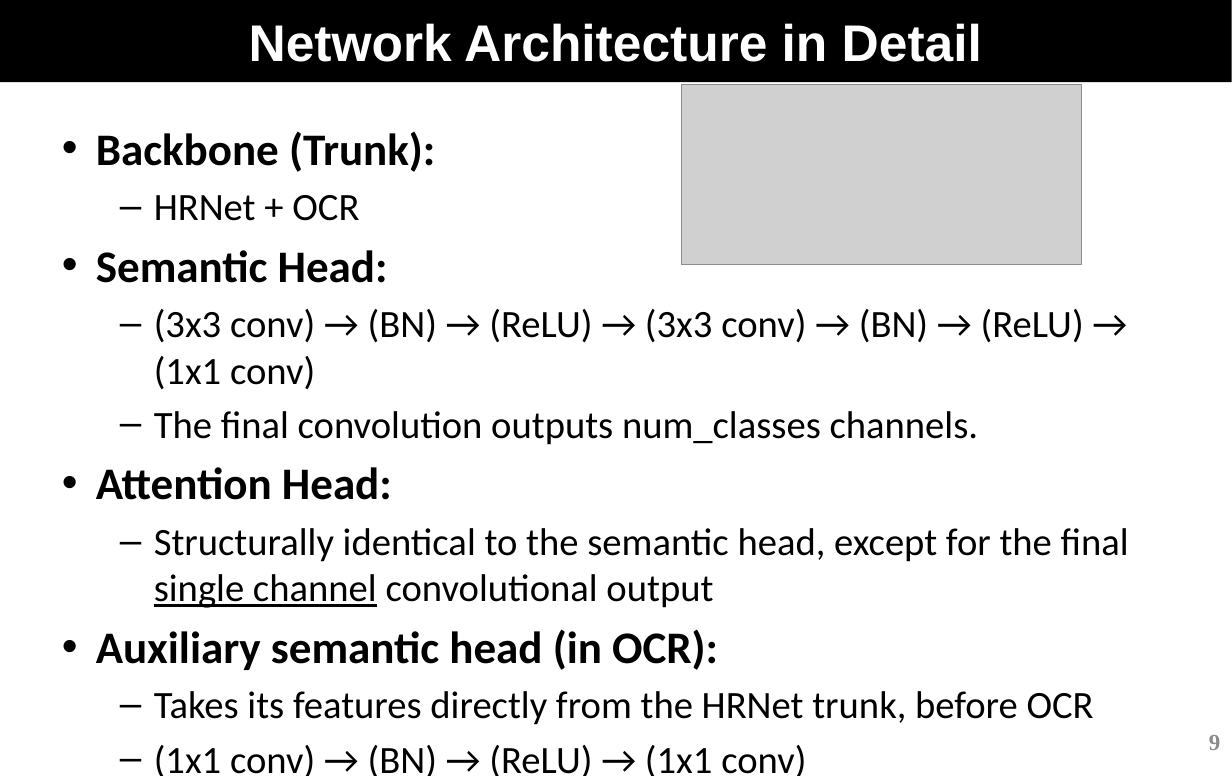
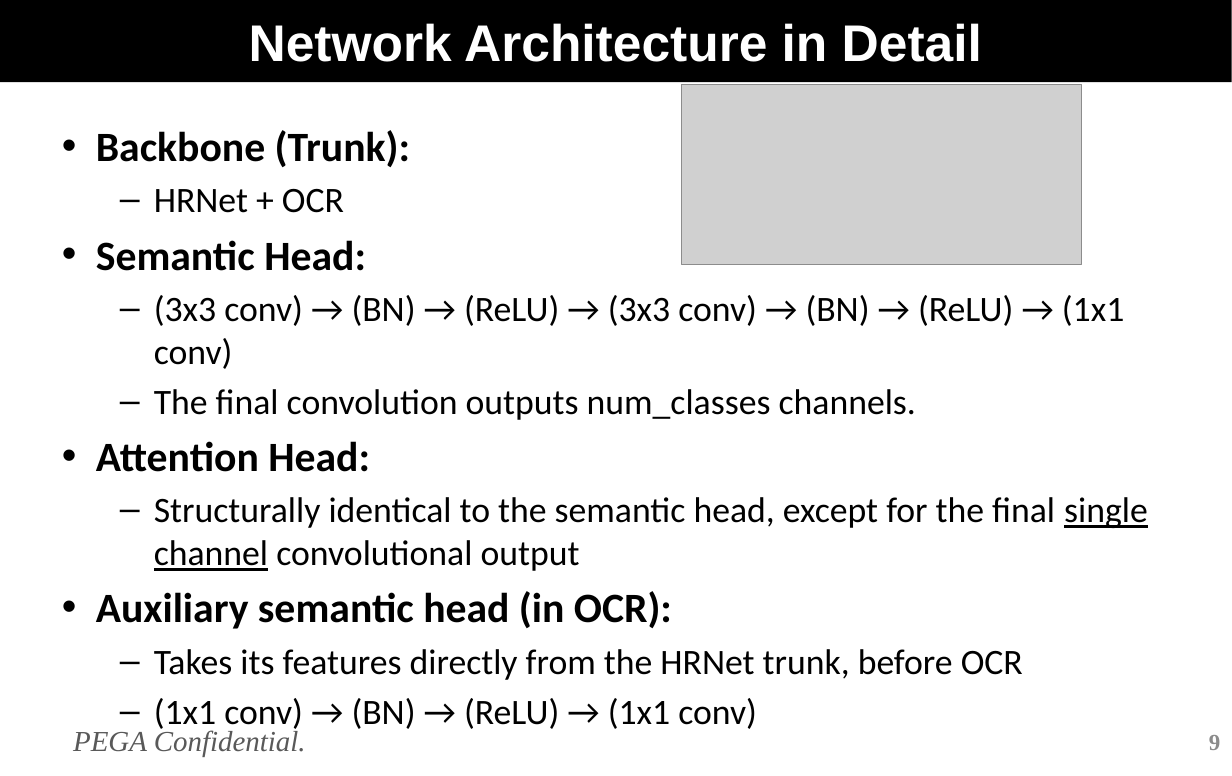
Before and after one commit to Timothy50506/Simple_LSTM_Demo, a slide deck: slide 9 of SW2_TN_HierachicalMultiScaleAttentionforSemantic_TimothyHuang_201020_V2.pptx. Drawn at 1232x776 pixels with LibreOffice and Linux fonts; fonts in the diff are those of the drawing; grey boxes stand for pictures. Boxes give left, top, right and bottom in pixels: in the first picture for what was removed or moved away, otherwise in the second. Text is boxed around its words. In the diff, an @@ line names an element or a change of style, - is before the commit and + after.

```diff
--- a/SW2_TN_HierachicalMultiScaleAttentionforSemantic_TimothyHuang_201020_V2.pptx
+++ b/SW2_TN_HierachicalMultiScaleAttentionforSemantic_TimothyHuang_201020_V2.pptx
@@ text "Backbone (Trunk):" at (96, 130, 1148, 733): size 28 to 25.9 pt in "Backbone (Trunk):", "Semantic Head:", "Attention Head:", "Auxiliary semantic head (in OCR):"; size 24 to 22.2 pt in "HRNet + OCR", "(3x3 conv) → (BN) → (ReLU) → ...", "The final convolution outputs num_classes channels.", "Structurally identical to the semantic head, except ..." and 2 more places @@
@@ text added at (73, 730, 306, 757), 18 pt, text #595959, italic @@
+PEGA Confidential.
```
Also in this commit, not shown: 11 other slides changed, 1 slide added.
